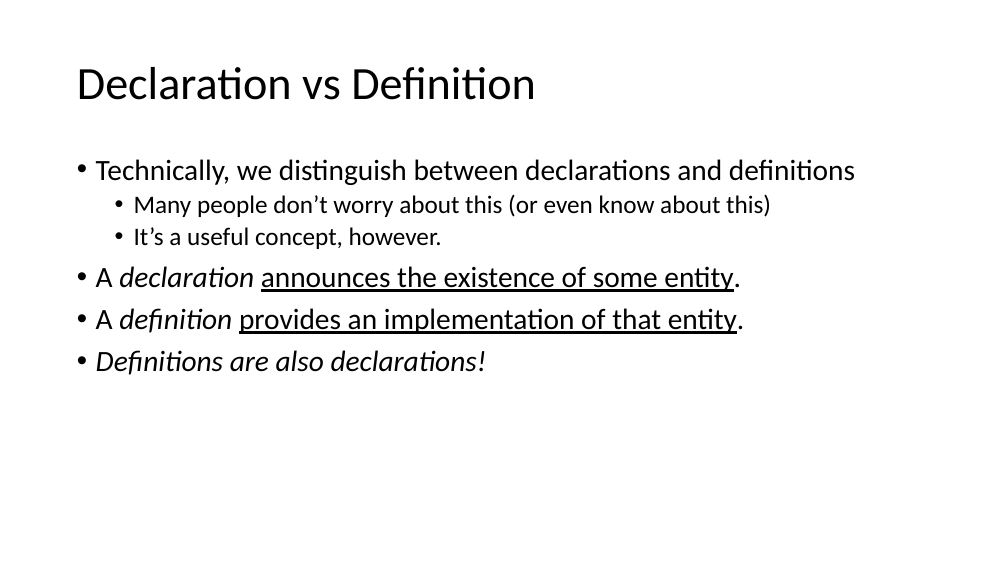
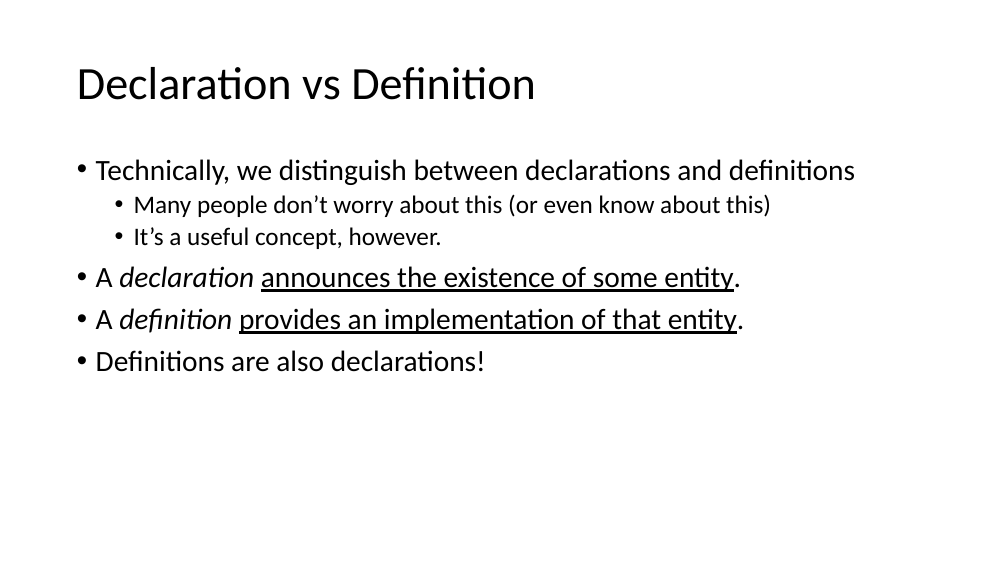
Before and after one commit to pchapin/cpp, a slide deck: slide 2 of Presentations/Modules.pptx. Drawn at 1008x567 pixels with LibreOffice and Linux fonts; fonts in the diff are those of the drawing. Boxes give left, top, right and bottom in pixels: in the first picture for what was removed or moved away, otherwise in the second. Text is boxed around its words. In the diff, an @@ line names an element or a change of style, - is before the commit and + after.

```diff
--- a/Presentations/Modules.pptx
+++ b/Presentations/Modules.pptx
@@ text at [96, 350, 486, 372]: italic off in "Definitions are also declarations!" @@
```
Also in this commit, not shown: 7 other slides changed, 8 slides added.
